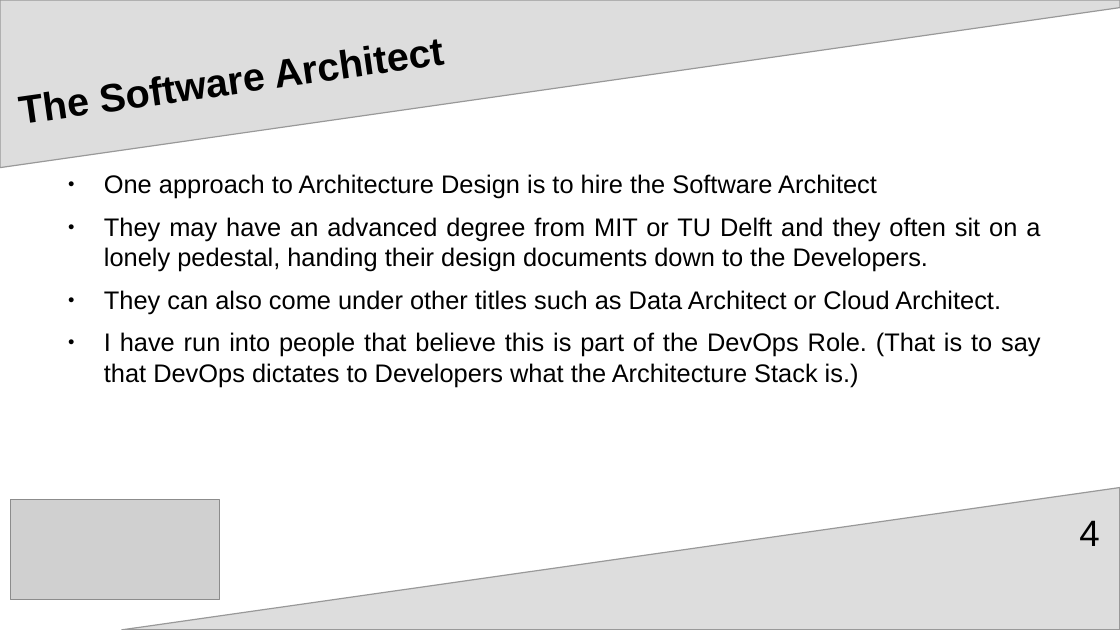
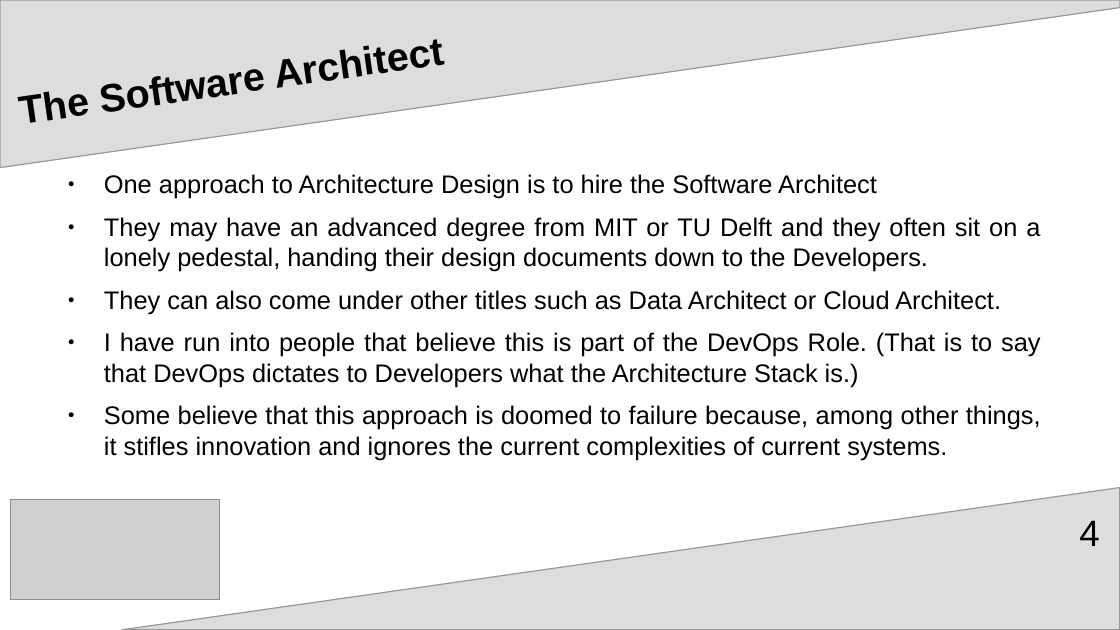
Before and after one commit to aventinesolutions/awsvsgcp-channel, a slide deck: slide 4 of ep001-ArchitectureDecisions/ep001-ArchitectureDecisions.odp. Drawn at 1120x630 pixels with LibreOffice and Linux fonts; fonts in the diff are those of the drawing; grey boxes stand for pictures. Boxes give left, top, right and bottom in pixels: in the first picture for what was removed or moved away, otherwise in the second. Text is boxed around its words. In the diff, an @@ line names an element or a change of style, - is before the commit and + after.

```diff
--- a/ep001-ArchitectureDecisions/ep001-ArchitectureDecisions.odp
+++ b/ep001-ArchitectureDecisions/ep001-ArchitectureDecisions.odp
@@ text at box(104, 405, 1041, 460): paragraph added @@
+● Some believe that this approach is doomed to failure because, among other things, it stifles innovation and ignores the current complexities of current systems.
```
Also in this commit, not shown: 1 other slide changed, 3 slides added, 2 other files.
